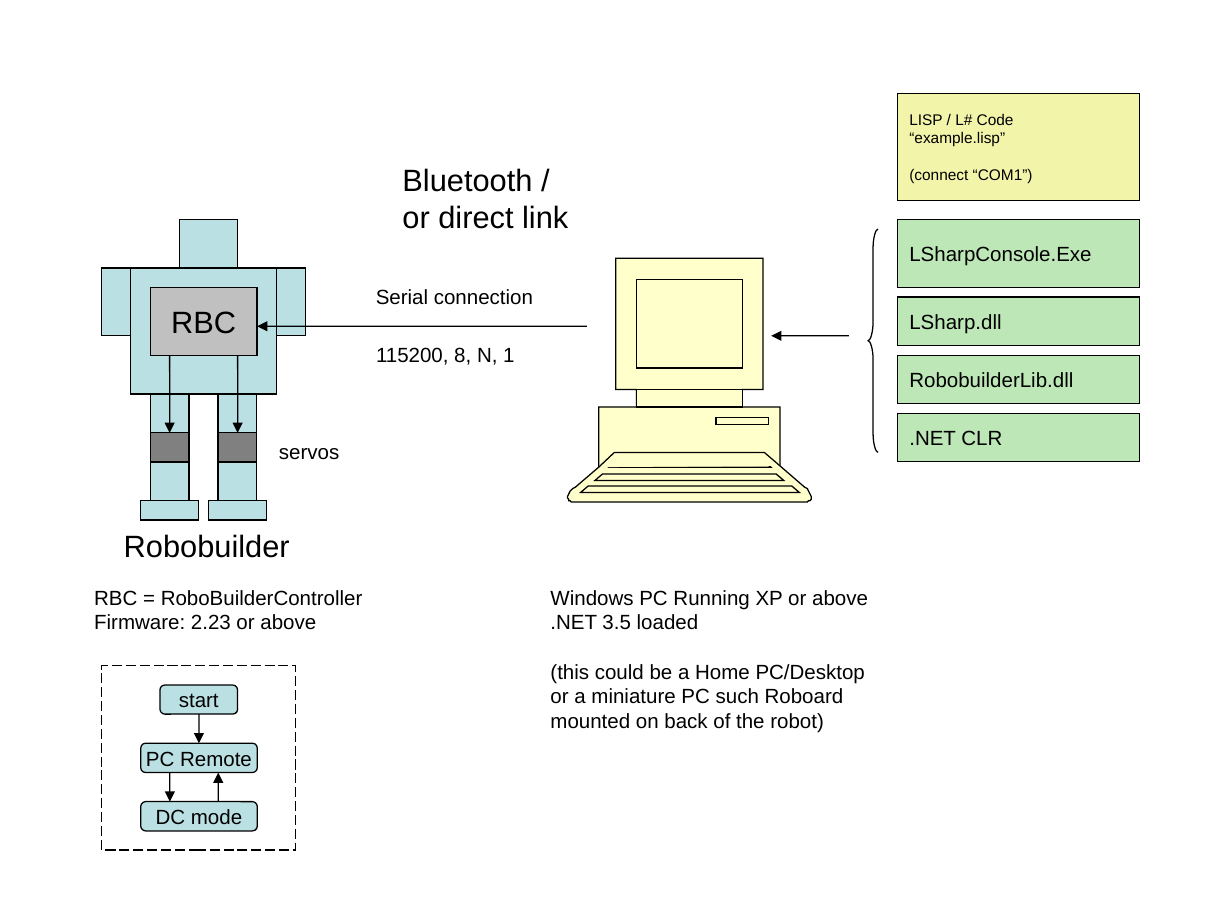
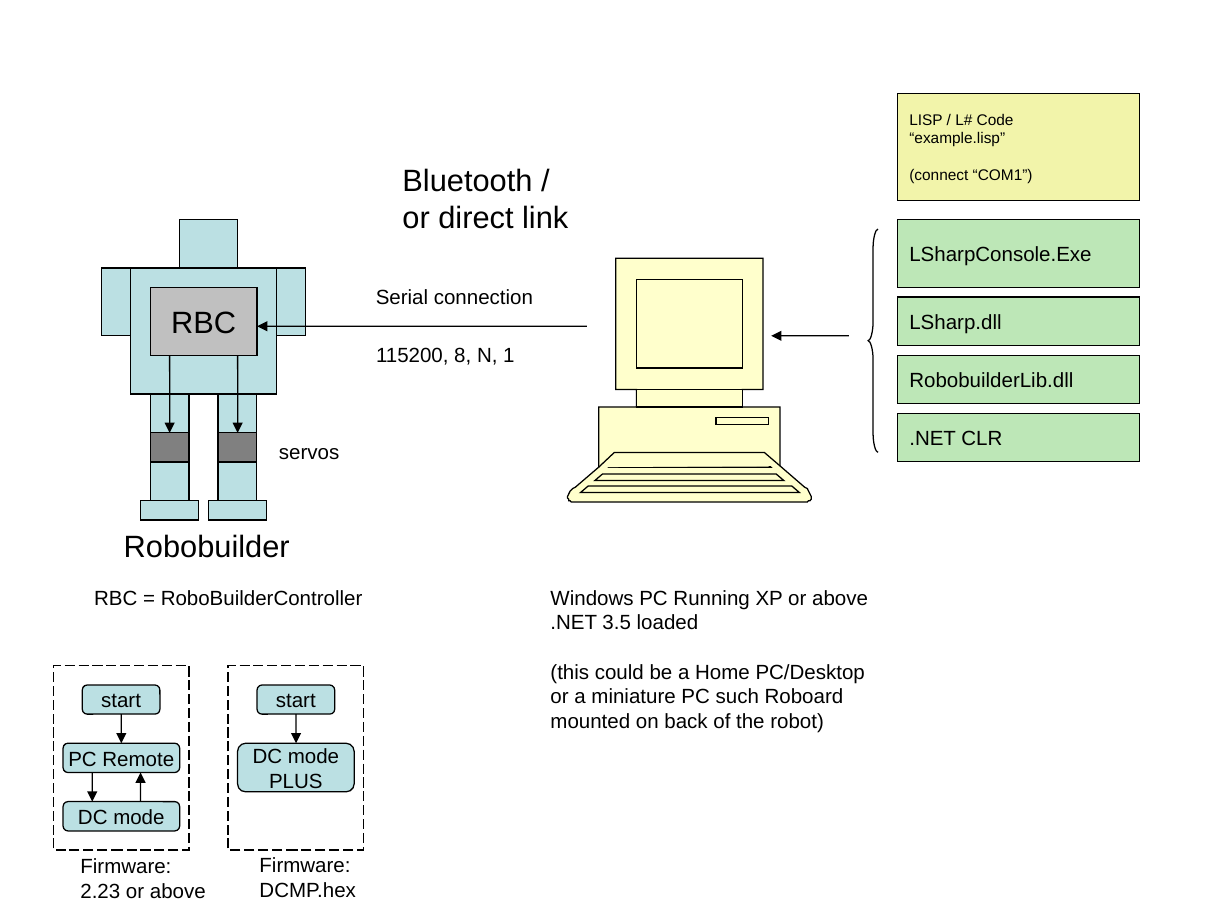
Before and after one commit to philleveridge/robobuildervc, a slide deck: slide 1 of Docs/robobpic.ppt. Drawn at 1232x924 pixels with LibreOffice and Linux fonts; fonts in the diff are those of the drawing. Boxes give left, top, right and bottom in pixels: in the first picture for what was removed or moved away, otherwise in the second. Text is boxed around its words. In the diff, an @@ line names an element or a change of style, - is before the commit and + after.

```diff
--- a/Docs/robobpic.ppt
+++ b/Docs/robobpic.ppt
@@ text at box(94, 614, 316, 630): paragraph removed @@
-Firmware: 2.23 or above
@@ rectangle: place and size @@
-rectangle at box(102, 665, 296, 849)
+rectangle at box(53, 665, 188, 849)
@@ rectangle added at box(228, 665, 363, 849), outline #000000 0.74 pt dashed @@
@@ rounded rectangle added at box(257, 685, 335, 715), fill #BBE0E3, outline #000000 0.74 pt, 12 pt, text #000000 @@
+start
@@ 3 rounded rectangles, 1 arrow: place and size @@
-3 rounded rectangles, 1 arrow at box(140, 685, 257, 832)
+3 rounded rectangles, 1 arrow at box(63, 685, 180, 832)
@@ arrow added from (296, 715) to (296, 743), #000000 0.74 pt @@
@@ rounded rectangle added at box(238, 743, 355, 791), fill #BBE0E3, outline #000000 0.74 pt, 12 pt, text #000000 @@
+DC mode
+PLUS
@@ arrow moved from (170, 772) - (170, 802) to (92, 772) - (92, 802) @@
@@ arrow moved from (218, 802) - (218, 772) to (140, 802) - (140, 772) @@
@@ text added at box(80, 858, 206, 899), 12 pt, text #000000 @@
+Firmware:
+2.23 or above
@@ text added at box(259, 857, 355, 898), 12 pt, text #000000 @@
+Firmware:
+DCMP.hex
```
Also in this commit, not shown: 1 slide added, 1 other file.
